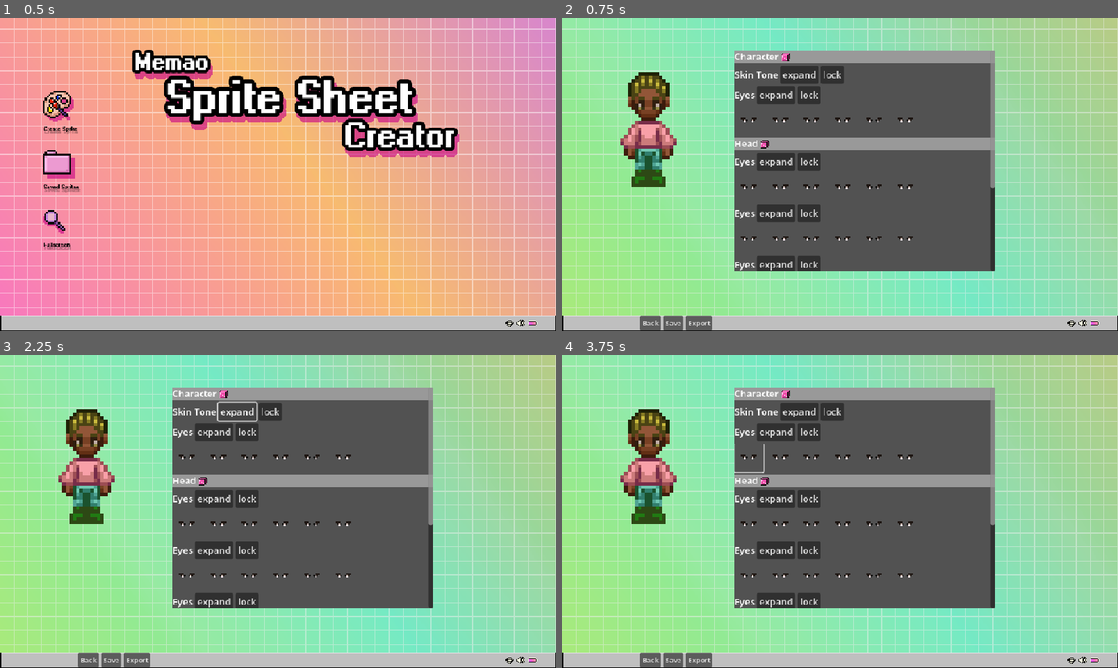
Above: before the commit, frames 1-4 (two rows, left to right).
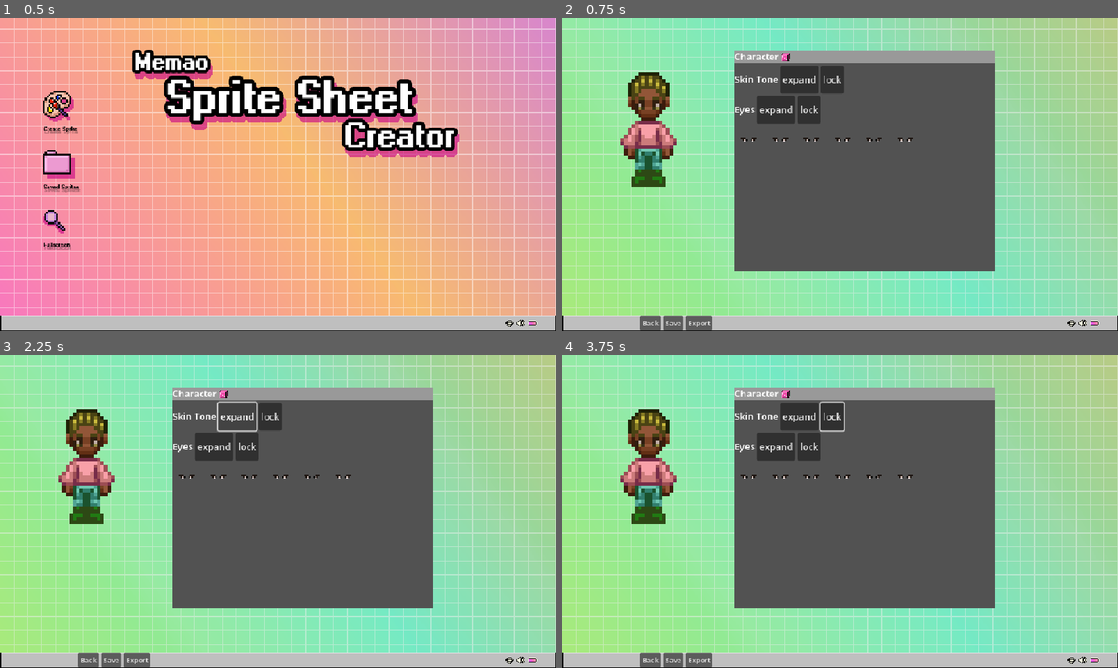
Above: after the commit, the same moments.

Repository: Sleeping-Robot-Games/memao-sprite-sheet-creator
Game: Godot game, scene res://Destop/desktop.tscn
The game is run twice, just before and just after one commit, with the same random seed, the same clock (stepped at 60 frames per second) and the same inputs.
Inputs (mouse positions are in pixels of both pictures, inside the frame that each line leads up to):
- Up to frame 1 (0.5 s): no input
- Up to frame 2 (0.75 s): click (617, 105) at 0.5 s
- Up to frame 3 (2.25 s): click (222, 392) at 1.27 s; click "expand" at 2 s
- Up to frame 4 (3.75 s): click "lock" at 2.75 s; click (751, 458) at 3.52 s

Frame 1 is identical in both runs. In frame 2, 5.9% of the frame differs, in the area x 31-78%, y 14-81%; in frame 3, 5.9%; in frame 4, 6.1%.
Error before the commit: Invalid access to property or key 'visible' on a base object of type 'null instance'. (res://SpriteCreate/sprite_create.gd:301)

Commit message:
removes extra containers for now

Diff:
--- a/SpriteCreate/sprite_create.gd
+++ b/SpriteCreate/sprite_create.gd
@@ -298,4 +298,4 @@
 
 
 func _on_texture_button_pressed() -> void:
-	$ScrollContainer/PanelContainer/VBoxContainer/Section/Selections.visible = !$ScrollContainer/PanelContainer/VBoxContainer/Section/Selections.visible
+	pass
--- a/SpriteCreate/sprite_create.tscn
+++ b/SpriteCreate/sprite_create.tscn
@@ -64,6 +64,7 @@
 layout_mode = 2
 
 [node name="Header" type="HBoxContainer" parent="ScrollContainer/PanelContainer/VBoxContainer/Section2"]
+custom_minimum_size = Vector2(0, 48)
 layout_mode = 2
 
 [node name="Label" type="Label" parent="ScrollContainer/PanelContainer/VBoxContainer/Section2/Header"]
@@ -169,6 +170,7 @@
 layout_mode = 2
 
 [node name="Header" type="HBoxContainer" parent="ScrollContainer/PanelContainer/VBoxContainer/Section"]
+custom_minimum_size = Vector2(0, 48)
 layout_mode = 2
 
 [node name="Label" type="Label" parent="ScrollContainer/PanelContainer/VBoxContainer/Section/Header"]
@@ -269,546 +271,5 @@
 offset_bottom = 49.0
 texture = SubResource("AtlasTexture_iwywa")
 
-[node name="Header2" type="PanelContainer" parent="ScrollContainer/PanelContainer/VBoxContainer"]
-layout_mode = 2
-theme_override_styles/panel = SubResource("StyleBoxFlat_xua5y")
-
-[node name="HBoxContainer" type="HBoxContainer" parent="ScrollContainer/PanelContainer/VBoxContainer/Header2"]
-layout_mode = 2
-
-[node name="Label" type="Label" parent="ScrollContainer/PanelContainer/VBoxContainer/Header2/HBoxContainer"]
-layout_mode = 2
-text = "Head"
-
-[node name="TextureButton" type="TextureButton" parent="ScrollContainer/PanelContainer/VBoxContainer/Header2/HBoxContainer"]
-layout_mode = 2
-texture_normal = ExtResource("6_ibenw")
-stretch_mode = 3
-
-[node name="Section3" type="VBoxContainer" parent="ScrollContainer/PanelContainer/VBoxContainer"]
-layout_mode = 2
-
-[node name="Header" type="HBoxContainer" parent="ScrollContainer/PanelContainer/VBoxContainer/Section3"]
-layout_mode = 2
-
-[node name="Label" type="Label" parent="ScrollContainer/PanelContainer/VBoxContainer/Section3/Header"]
-layout_mode = 2
-text = "Eyes"
-
-[node name="TextureButton" type="Button" parent="ScrollContainer/PanelContainer/VBoxContainer/Section3/Header"]
-layout_mode = 2
-text = "expand"
-
-[node name="TextureButton2" type="Button" parent="ScrollContainer/PanelContainer/VBoxContainer/Section3/Header"]
-layout_mode = 2
-text = "lock"
-
-[node name="ScrollContainer" type="ScrollContainer" parent="ScrollContainer/PanelContainer/VBoxContainer/Section3"]
-layout_mode = 2
-follow_focus = true
-vertical_scroll_mode = 0
-
-[node name="Selections" type="HBoxContainer" parent="ScrollContainer/PanelContainer/VBoxContainer/Section3/ScrollContainer"]
-layout_mode = 2
-
-[node name="Button" type="Button" parent="ScrollContainer/PanelContainer/VBoxContainer/Section3/ScrollContainer/Selections"]
-custom_minimum_size = Vector2(50, 50)
-layout_mode = 2
-flat = true
-
-[node name="TextureRect" type="TextureRect" parent="ScrollContainer/PanelContainer/VBoxContainer/Section3/ScrollContainer/Selections/Button"]
-layout_mode = 2
-offset_left = 1.0
-offset_top = 1.0
-offset_right = 49.0
-offset_bottom = 49.0
-texture = SubResource("AtlasTexture_iwywa")
-
-[node name="Button2" type="Button" parent="ScrollContainer/PanelContainer/VBoxContainer/Section3/ScrollContainer/Selections"]
-custom_minimum_size = Vector2(50, 50)
-layout_mode = 2
-flat = true
-
-[node name="TextureRect" type="TextureRect" parent="ScrollContainer/PanelContainer/VBoxContainer/Section3/ScrollContainer/Selections/Button2"]
-layout_mode = 2
-offset_left = 1.0
-offset_top = 1.0
-offset_right = 49.0
-offset_bottom = 49.0
-texture = SubResource("AtlasTexture_iwywa")
-
-[node name="Button3" type="Button" parent="ScrollContainer/PanelContainer/VBoxContainer/Section3/ScrollContainer/Selections"]
-custom_minimum_size = Vector2(50, 50)
-layout_mode = 2
-flat = true
-
-[node name="TextureRect" type="TextureRect" parent="ScrollContainer/PanelContainer/VBoxContainer/Section3/ScrollContainer/Selections/Button3"]
-layout_mode = 2
-offset_left = 1.0
-offset_top = 1.0
-offset_right = 49.0
-offset_bottom = 49.0
-texture = SubResource("AtlasTexture_iwywa")
-
-[node name="Button4" type="Button" parent="ScrollContainer/PanelContainer/VBoxContainer/Section3/ScrollContainer/Selections"]
-custom_minimum_size = Vector2(50, 50)
-layout_mode = 2
-flat = true
-
-[node name="TextureRect" type="TextureRect" parent="ScrollContainer/PanelContainer/VBoxContainer/Section3/ScrollContainer/Selections/Button4"]
-layout_mode = 2
-offset_left = 1.0
-offset_top = 1.0
-offset_right = 49.0
-offset_bottom = 49.0
-texture = SubResource("AtlasTexture_iwywa")
-
-[node name="Button5" type="Button" parent="ScrollContainer/PanelContainer/VBoxContainer/Section3/ScrollContainer/Selections"]
-custom_minimum_size = Vector2(50, 50)
-layout_mode = 2
-flat = true
-
-[node name="TextureRect" type="TextureRect" parent="ScrollContainer/PanelContainer/VBoxContainer/Section3/ScrollContainer/Selections/Button5"]
-layout_mode = 2
-offset_left = 1.0
-offset_top = 1.0
-offset_right = 49.0
-offset_bottom = 49.0
-texture = SubResource("AtlasTexture_iwywa")
-
-[node name="Button6" type="Button" parent="ScrollContainer/PanelContainer/VBoxContainer/Section3/ScrollContainer/Selections"]
-custom_minimum_size = Vector2(50, 50)
-layout_mode = 2
-flat = true
-
-[node name="TextureRect" type="TextureRect" parent="ScrollContainer/PanelContainer/VBoxContainer/Section3/ScrollContainer/Selections/Button6"]
-layout_mode = 2
-offset_left = 1.0
-offset_top = 1.0
-offset_right = 49.0
-offset_bottom = 49.0
-texture = SubResource("AtlasTexture_iwywa")
-
-[node name="Section4" type="VBoxContainer" parent="ScrollContainer/PanelContainer/VBoxContainer"]
-layout_mode = 2
-
-[node name="Header" type="HBoxContainer" parent="ScrollContainer/PanelContainer/VBoxContainer/Section4"]
-layout_mode = 2
-
-[node name="Label" type="Label" parent="ScrollContainer/PanelContainer/VBoxContainer/Section4/Header"]
-layout_mode = 2
-text = "Eyes"
-
-[node name="TextureButton" type="Button" parent="ScrollContainer/PanelContainer/VBoxContainer/Section4/Header"]
-layout_mode = 2
-text = "expand"
-
-[node name="TextureButton2" type="Button" parent="ScrollContainer/PanelContainer/VBoxContainer/Section4/Header"]
-layout_mode = 2
-text = "lock"
-
-[node name="ScrollContainer" type="ScrollContainer" parent="ScrollContainer/PanelContainer/VBoxContainer/Section4"]
-layout_mode = 2
-follow_focus = true
-vertical_scroll_mode = 0
-
-[node name="Selections" type="HBoxContainer" parent="ScrollContainer/PanelContainer/VBoxContainer/Section4/ScrollContainer"]
-layout_mode = 2
-
-[node name="Button" type="Button" parent="ScrollContainer/PanelContainer/VBoxContainer/Section4/ScrollContainer/Selections"]
-custom_minimum_size = Vector2(50, 50)
-layout_mode = 2
-flat = true
-
-[node name="TextureRect" type="TextureRect" parent="ScrollContainer/PanelContainer/VBoxContainer/Section4/ScrollContainer/Selections/Button"]
-layout_mode = 2
-offset_left = 1.0
-offset_top = 1.0
-offset_right = 49.0
-offset_bottom = 49.0
-texture = SubResource("AtlasTexture_iwywa")
-
-[node name="Button2" type="Button" parent="ScrollContainer/PanelContainer/VBoxContainer/Section4/ScrollContainer/Selections"]
-custom_minimum_size = Vector2(50, 50)
-layout_mode = 2
-flat = true
-
-[node name="TextureRect" type="TextureRect" parent="ScrollContainer/PanelContainer/VBoxContainer/Section4/ScrollContainer/Selections/Button2"]
-layout_mode = 2
-offset_left = 1.0
-offset_top = 1.0
-offset_right = 49.0
-offset_bottom = 49.0
-texture = SubResource("AtlasTexture_iwywa")
-
-[node name="Button3" type="Button" parent="ScrollContainer/PanelContainer/VBoxContainer/Section4/ScrollContainer/Selections"]
-custom_minimum_size = Vector2(50, 50)
-layout_mode = 2
-flat = true
-
-[node name="TextureRect" type="TextureRect" parent="ScrollContainer/PanelContainer/VBoxContainer/Section4/ScrollContainer/Selections/Button3"]
-layout_mode = 2
-offset_left = 1.0
-offset_top = 1.0
-offset_right = 49.0
-offset_bottom = 49.0
-texture = SubResource("AtlasTexture_iwywa")
-
-[node name="Button4" type="Button" parent="ScrollContainer/PanelContainer/VBoxContainer/Section4/ScrollContainer/Selections"]
-custom_minimum_size = Vector2(50, 50)
-layout_mode = 2
-flat = true
-
-[node name="TextureRect" type="TextureRect" parent="ScrollContainer/PanelContainer/VBoxContainer/Section4/ScrollContainer/Selections/Button4"]
-layout_mode = 2
-offset_left = 1.0
-offset_top = 1.0
-offset_right = 49.0
-offset_bottom = 49.0
-texture = SubResource("AtlasTexture_iwywa")
-
-[node name="Button5" type="Button" parent="ScrollContainer/PanelContainer/VBoxContainer/Section4/ScrollContainer/Selections"]
-custom_minimum_size = Vector2(50, 50)
-layout_mode = 2
-flat = true
-
-[node name="TextureRect" type="TextureRect" parent="ScrollContainer/PanelContainer/VBoxContainer/Section4/ScrollContainer/Selections/Button5"]
-layout_mode = 2
-offset_left = 1.0
-offset_top = 1.0
-offset_right = 49.0
-offset_bottom = 49.0
-texture = SubResource("AtlasTexture_iwywa")
-
-[node name="Button6" type="Button" parent="ScrollContainer/PanelContainer/VBoxContainer/Section4/ScrollContainer/Selections"]
-custom_minimum_size = Vector2(50, 50)
-layout_mode = 2
-flat = true
-
-[node name="TextureRect" type="TextureRect" parent="ScrollContainer/PanelContainer/VBoxContainer/Section4/ScrollContainer/Selections/Button6"]
-layout_mode = 2
-offset_left = 1.0
-offset_top = 1.0
-offset_right = 49.0
-offset_bottom = 49.0
-texture = SubResource("AtlasTexture_iwywa")
-
-[node name="Section5" type="VBoxContainer" parent="ScrollContainer/PanelContainer/VBoxContainer"]
-layout_mode = 2
-
-[node name="Header" type="HBoxContainer" parent="ScrollContainer/PanelContainer/VBoxContainer/Section5"]
-layout_mode = 2
-
-[node name="Label" type="Label" parent="ScrollContainer/PanelContainer/VBoxContainer/Section5/Header"]
-layout_mode = 2
-text = "Eyes"
-
-[node name="TextureButton" type="Button" parent="ScrollContainer/PanelContainer/VBoxContainer/Section5/Header"]
-layout_mode = 2
-text = "expand"
-
-[node name="TextureButton2" type="Button" parent="ScrollContainer/PanelContainer/VBoxContainer/Section5/Header"]
-layout_mode = 2
-text = "lock"
-
-[node name="ScrollContainer" type="ScrollContainer" parent="ScrollContainer/PanelContainer/VBoxContainer/Section5"]
-layout_mode = 2
-follow_focus = true
-vertical_scroll_mode = 0
-
-[node name="Selections" type="HBoxContainer" parent="ScrollContainer/PanelContainer/VBoxContainer/Section5/ScrollContainer"]
-layout_mode = 2
-
-[node name="Button" type="Button" parent="ScrollContainer/PanelContainer/VBoxContainer/Section5/ScrollContainer/Selections"]
-custom_minimum_size = Vector2(50, 50)
-layout_mode = 2
-flat = true
-
-[node name="TextureRect" type="TextureRect" parent="ScrollContainer/PanelContainer/VBoxContainer/Section5/ScrollContainer/Selections/Button"]
-layout_mode = 2
-offset_left = 1.0
-offset_top = 1.0
-offset_right = 49.0
-offset_bottom = 49.0
-texture = SubResource("AtlasTexture_iwywa")
-
-[node name="Button2" type="Button" parent="ScrollContainer/PanelContainer/VBoxContainer/Section5/ScrollContainer/Selections"]
-custom_minimum_size = Vector2(50, 50)
-layout_mode = 2
-flat = true
-
-[node name="TextureRect" type="TextureRect" parent="ScrollContainer/PanelContainer/VBoxContainer/Section5/ScrollContainer/Selections/Button2"]
-layout_mode = 2
-offset_left = 1.0
-offset_top = 1.0
-offset_right = 49.0
-offset_bottom = 49.0
-texture = SubResource("AtlasTexture_iwywa")
-
-[node name="Button3" type="Button" parent="ScrollContainer/PanelContainer/VBoxContainer/Section5/ScrollContainer/Selections"]
-custom_minimum_size = Vector2(50, 50)
-layout_mode = 2
-flat = true
-
-[node name="TextureRect" type="TextureRect" parent="ScrollContainer/PanelContainer/VBoxContainer/Section5/ScrollContainer/Selections/Button3"]
-layout_mode = 2
-offset_left = 1.0
-offset_top = 1.0
-offset_right = 49.0
-offset_bottom = 49.0
-texture = SubResource("AtlasTexture_iwywa")
-
-[node name="Button4" type="Button" parent="ScrollContainer/PanelContainer/VBoxContainer/Section5/ScrollContainer/Selections"]
-custom_minimum_size = Vector2(50, 50)
-layout_mode = 2
-flat = true
-
-[node name="TextureRect" type="TextureRect" parent="ScrollContainer/PanelContainer/VBoxContainer/Section5/ScrollContainer/Selections/Button4"]
-layout_mode = 2
-offset_left = 1.0
-offset_top = 1.0
-offset_right = 49.0
-offset_bottom = 49.0
-texture = SubResource("AtlasTexture_iwywa")
-
-[node name="Button5" type="Button" parent="ScrollContainer/PanelContainer/VBoxContainer/Section5/ScrollContainer/Selections"]
-custom_minimum_size = Vector2(50, 50)
-layout_mode = 2
-flat = true
-
-[node name="TextureRect" type="TextureRect" parent="ScrollContainer/PanelContainer/VBoxContainer/Section5/ScrollContainer/Selections/Button5"]
-layout_mode = 2
-offset_left = 1.0
-offset_top = 1.0
-offset_right = 49.0
-offset_bottom = 49.0
-texture = SubResource("AtlasTexture_iwywa")
-
-[node name="Button6" type="Button" parent="ScrollContainer/PanelContainer/VBoxContainer/Section5/ScrollContainer/Selections"]
-custom_minimum_size = Vector2(50, 50)
-layout_mode = 2
-flat = true
-
-[node name="TextureRect" type="TextureRect" parent="ScrollContainer/PanelContainer/VBoxContainer/Section5/ScrollContainer/Selections/Button6"]
-layout_mode = 2
-offset_left = 1.0
-offset_top = 1.0
-offset_right = 49.0
-offset_bottom = 49.0
-texture = SubResource("AtlasTexture_iwywa")
-
-[node name="Section6" type="VBoxContainer" parent="ScrollContainer/PanelContainer/VBoxContainer"]
-layout_mode = 2
-
-[node name="Header" type="HBoxContainer" parent="ScrollContainer/PanelContainer/VBoxContainer/Section6"]
-layout_mode = 2
-
-[node name="Label" type="Label" parent="ScrollContainer/PanelContainer/VBoxContainer/Section6/Header"]
-layout_mode = 2
-text = "Eyes"
-
-[node name="TextureButton" type="Button" parent="ScrollContainer/PanelContainer/VBoxContainer/Section6/Header"]
-layout_mode = 2
-text = "expand"
-
-[node name="TextureButton2" type="Button" parent="ScrollContainer/PanelContainer/VBoxContainer/Section6/Header"]
-layout_mode = 2
-text = "lock"
-
-[node name="ScrollContainer" type="ScrollContainer" parent="ScrollContainer/PanelContainer/VBoxContainer/Section6"]
-layout_mode = 2
-follow_focus = true
-vertical_scroll_mode = 0
-
-[node name="Selections" type="HBoxContainer" parent="ScrollContainer/PanelContainer/VBoxContainer/Section6/ScrollContainer"]
-layout_mode = 2
-
-[node name="Button" type="Button" parent="ScrollContainer/PanelContainer/VBoxContainer/Section6/ScrollContainer/Selections"]
-custom_minimum_size = Vector2(50, 50)
-layout_mode = 2
-flat = true
-
-[node name="TextureRect" type="TextureRect" parent="ScrollContainer/PanelContainer/VBoxContainer/Section6/ScrollContainer/Selections/Button"]
-layout_mode = 2
-offset_left = 1.0
-offset_top = 1.0
-offset_right = 49.0
-offset_bottom = 49.0
-texture = SubResource("AtlasTexture_iwywa")
-
-[node name="Button2" type="Button" parent="ScrollContainer/PanelContainer/VBoxContainer/Section6/ScrollContainer/Selections"]
-custom_minimum_size = Vector2(50, 50)
-layout_mode = 2
-flat = true
-
-[node name="TextureRect" type="TextureRect" parent="ScrollContainer/PanelContainer/VBoxContainer/Section6/ScrollContainer/Selections/Button2"]
-layout_mode = 2
-offset_left = 1.0
-offset_top = 1.0
-offset_right = 49.0
-offset_bottom = 49.0
-texture = SubResource("AtlasTexture_iwywa")
-
-[node name="Button3" type="Button" parent="ScrollContainer/PanelContainer/VBoxContainer/Section6/ScrollContainer/Selections"]
-custom_minimum_size = Vector2(50, 50)
-layout_mode = 2
-flat = true
-
-[node name="TextureRect" type="TextureRect" parent="ScrollContainer/PanelContainer/VBoxContainer/Section6/ScrollContainer/Selections/Button3"]
-layout_mode = 2
-offset_left = 1.0
-offset_top = 1.0
-offset_right = 49.0
-offset_bottom = 49.0
-texture = SubResource("AtlasTexture_iwywa")
-
-[node name="Button4" type="Button" parent="ScrollContainer/PanelContainer/VBoxContainer/Section6/ScrollContainer/Selections"]
-custom_minimum_size = Vector2(50, 50)
-layout_mode = 2
-flat = true
-
-[node name="TextureRect" type="TextureRect" parent="ScrollContainer/PanelContainer/VBoxContainer/Section6/ScrollContainer/Selections/Button4"]
-layout_mode = 2
-offset_left = 1.0
-offset_top = 1.0
-offset_right = 49.0
-offset_bottom = 49.0
-texture = SubResource("AtlasTexture_iwywa")
-
-[node name="Button5" type="Button" parent="ScrollContainer/PanelContainer/VBoxContainer/Section6/ScrollContainer/Selections"]
-custom_minimum_size = Vector2(50, 50)
-layout_mode = 2
-flat = true
-
-[node name="TextureRect" type="TextureRect" parent="ScrollContainer/PanelContainer/VBoxContainer/Section6/ScrollContainer/Selections/Button5"]
-layout_mode = 2
-offset_left = 1.0
-offset_top = 1.0
-offset_right = 49.0
-offset_bottom = 49.0
-texture = SubResource("AtlasTexture_iwywa")
-
-[node name="Button6" type="Button" parent="ScrollContainer/PanelContainer/VBoxContainer/Section6/ScrollContainer/Selections"]
-custom_minimum_size = Vector2(50, 50)
-layout_mode = 2
-flat = true
-
-[node name="TextureRect" type="TextureRect" parent="ScrollContainer/PanelContainer/VBoxContainer/Section6/ScrollContainer/Selections/Button6"]
-layout_mode = 2
-offset_left = 1.0
-offset_top = 1.0
-offset_right = 49.0
-offset_bottom = 49.0
-texture = SubResource("AtlasTexture_iwywa")
-
-[node name="Section7" type="VBoxContainer" parent="ScrollContainer/PanelContainer/VBoxContainer"]
-layout_mode = 2
-
-[node name="Header" type="HBoxContainer" parent="ScrollContainer/PanelContainer/VBoxContainer/Section7"]
-layout_mode = 2
-
-[node name="Label" type="Label" parent="ScrollContainer/PanelContainer/VBoxContainer/Section7/Header"]
-layout_mode = 2
-text = "Eyes"
-
-[node name="TextureButton" type="Button" parent="ScrollContainer/PanelContainer/VBoxContainer/Section7/Header"]
-layout_mode = 2
-text = "expand"
-
-[node name="TextureButton2" type="Button" parent="ScrollContainer/PanelContainer/VBoxContainer/Section7/Header"]
-layout_mode = 2
-text = "lock"
-
-[node name="ScrollContainer" type="ScrollContainer" parent="ScrollContainer/PanelContainer/VBoxContainer/Section7"]
-layout_mode = 2
-follow_focus = true
-vertical_scroll_mode = 0
-
-[node name="Selections" type="HBoxContainer" parent="ScrollContainer/PanelContainer/VBoxContainer/Section7/ScrollContainer"]
-layout_mode = 2
-
-[node name="Button" type="Button" parent="ScrollContainer/PanelContainer/VBoxContainer/Section7/ScrollContainer/Selections"]
-custom_minimum_size = Vector2(50, 50)
-layout_mode = 2
-flat = true
-
-[node name="TextureRect" type="TextureRect" parent="ScrollContainer/PanelContainer/VBoxContainer/Section7/ScrollContainer/Selections/Button"]
-layout_mode = 2
-offset_left = 1.0
-offset_top = 1.0
-offset_right = 49.0
-offset_bottom = 49.0
-texture = SubResource("AtlasTexture_iwywa")
-
-[node name="Button2" type="Button" parent="ScrollContainer/PanelContainer/VBoxContainer/Section7/ScrollContainer/Selections"]
-custom_minimum_size = Vector2(50, 50)
-layout_mode = 2
-flat = true
-
-[node name="TextureRect" type="TextureRect" parent="ScrollContainer/PanelContainer/VBoxContainer/Section7/ScrollContainer/Selections/Button2"]
-layout_mode = 2
-offset_left = 1.0
-offset_top = 1.0
-offset_right = 49.0
-offset_bottom = 49.0
-texture = SubResource("AtlasTexture_iwywa")
-
-[node name="Button3" type="Button" parent="ScrollContainer/PanelContainer/VBoxContainer/Section7/ScrollContainer/Selections"]
-custom_minimum_size = Vector2(50, 50)
-layout_mode = 2
-flat = true
-
-[node name="TextureRect" type="TextureRect" parent="ScrollContainer/PanelContainer/VBoxContainer/Section7/ScrollContainer/Selections/Button3"]
-layout_mode = 2
-offset_left = 1.0
-offset_top = 1.0
-offset_right = 49.0
-offset_bottom = 49.0
-texture = SubResource("AtlasTexture_iwywa")
-
-[node name="Button4" type="Button" parent="ScrollContainer/PanelContainer/VBoxContainer/Section7/ScrollContainer/Selections"]
-custom_minimum_size = Vector2(50, 50)
-layout_mode = 2
-flat = true
-
-[node name="TextureRect" type="TextureRect" parent="ScrollContainer/PanelContainer/VBoxContainer/Section7/ScrollContainer/Selections/Button4"]
-layout_mode = 2
-offset_left = 1.0
-offset_top = 1.0
-offset_right = 49.0
-offset_bottom = 49.0
-texture = SubResource("AtlasTexture_iwywa")
-
-[node name="Button5" type="Button" parent="ScrollContainer/PanelContainer/VBoxContainer/Section7/ScrollContainer/Selections"]
-custom_minimum_size = Vector2(50, 50)
-layout_mode = 2
-flat = true
-
-[node name="TextureRect" type="TextureRect" parent="ScrollContainer/PanelContainer/VBoxContainer/Section7/ScrollContainer/Selections/Button5"]
-layout_mode = 2
-offset_left = 1.0
-offset_top = 1.0
-offset_right = 49.0
-offset_bottom = 49.0
-texture = SubResource("AtlasTexture_iwywa")
-
-[node name="Button6" type="Button" parent="ScrollContainer/PanelContainer/VBoxContainer/Section7/ScrollContainer/Selections"]
-custom_minimum_size = Vector2(50, 50)
-layout_mode = 2
-flat = true
-
-[node name="TextureRect" type="TextureRect" parent="ScrollContainer/PanelContainer/VBoxContainer/Section7/ScrollContainer/Selections/Button6"]
-layout_mode = 2
-offset_left = 1.0
-offset_top = 1.0
-offset_right = 49.0
-offset_bottom = 49.0
-texture = SubResource("AtlasTexture_iwywa")
-
 [connection signal="pressed" from="ScrollContainer/PanelContainer/VBoxContainer/Section2/Header/TextureButton" to="." method="_on_texture_button_pressed"]
 [connection signal="pressed" from="ScrollContainer/PanelContainer/VBoxContainer/Section/Header/TextureButton" to="." method="_on_texture_button_pressed"]
-[connection signal="pressed" from="ScrollContainer/PanelContainer/VBoxContainer/Section3/Header/TextureButton" to="." method="_on_texture_button_pressed"]
-[connection signal="pressed" from="ScrollContainer/PanelContainer/VBoxContainer/Section4/Header/TextureButton" to="." method="_on_texture_button_pressed"]
-[connection signal="pressed" from="ScrollContainer/PanelContainer/VBoxContainer/Section5/Header/TextureButton" to="." method="_on_texture_button_pressed"]
-[connection signal="pressed" from="ScrollContainer/PanelContainer/VBoxContainer/Section6/Header/TextureButton" to="." method="_on_texture_button_pressed"]
-[connection signal="pressed" from="ScrollContainer/PanelContainer/VBoxContainer/Section7/Header/TextureButton" to="." method="_on_texture_button_pressed"]
